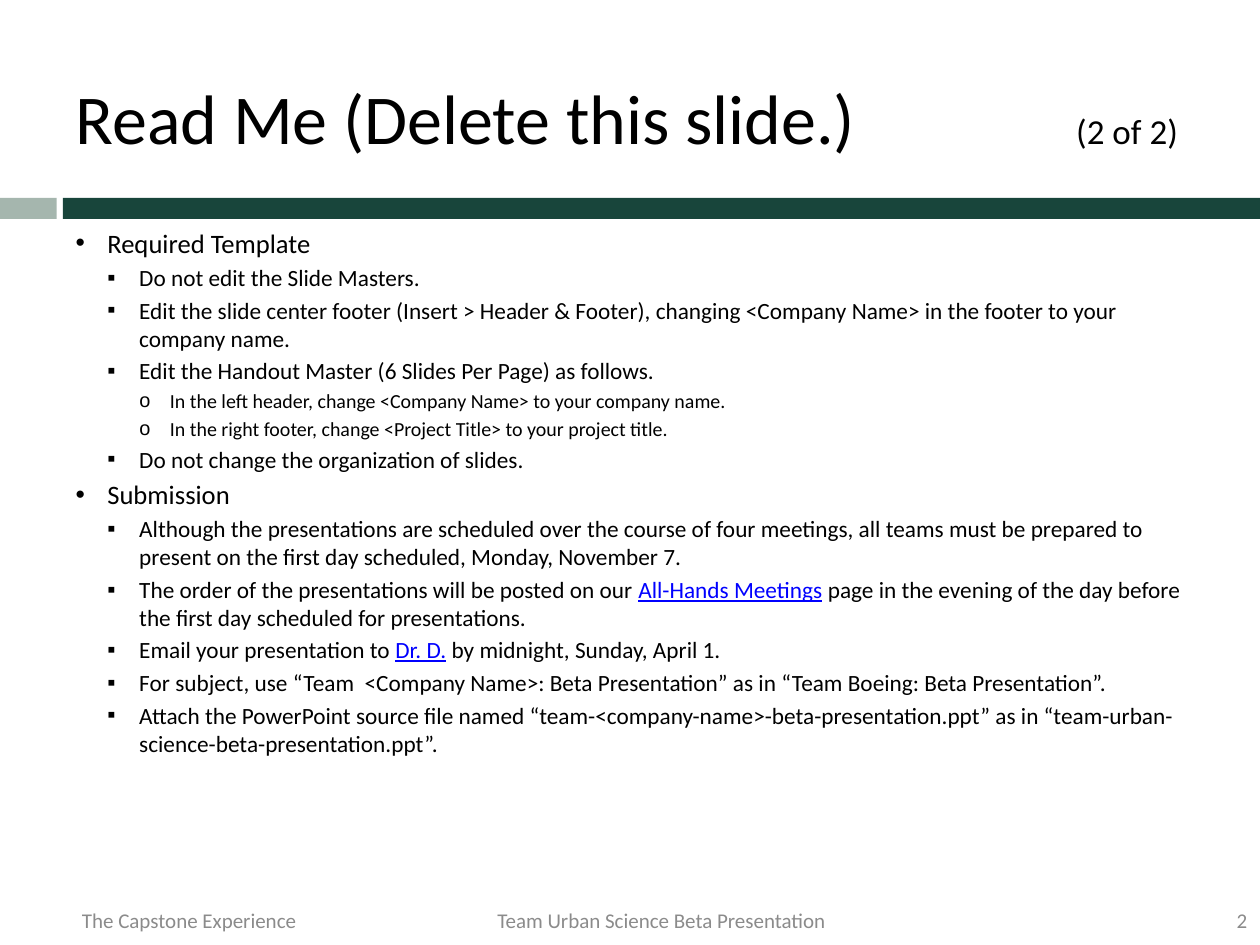
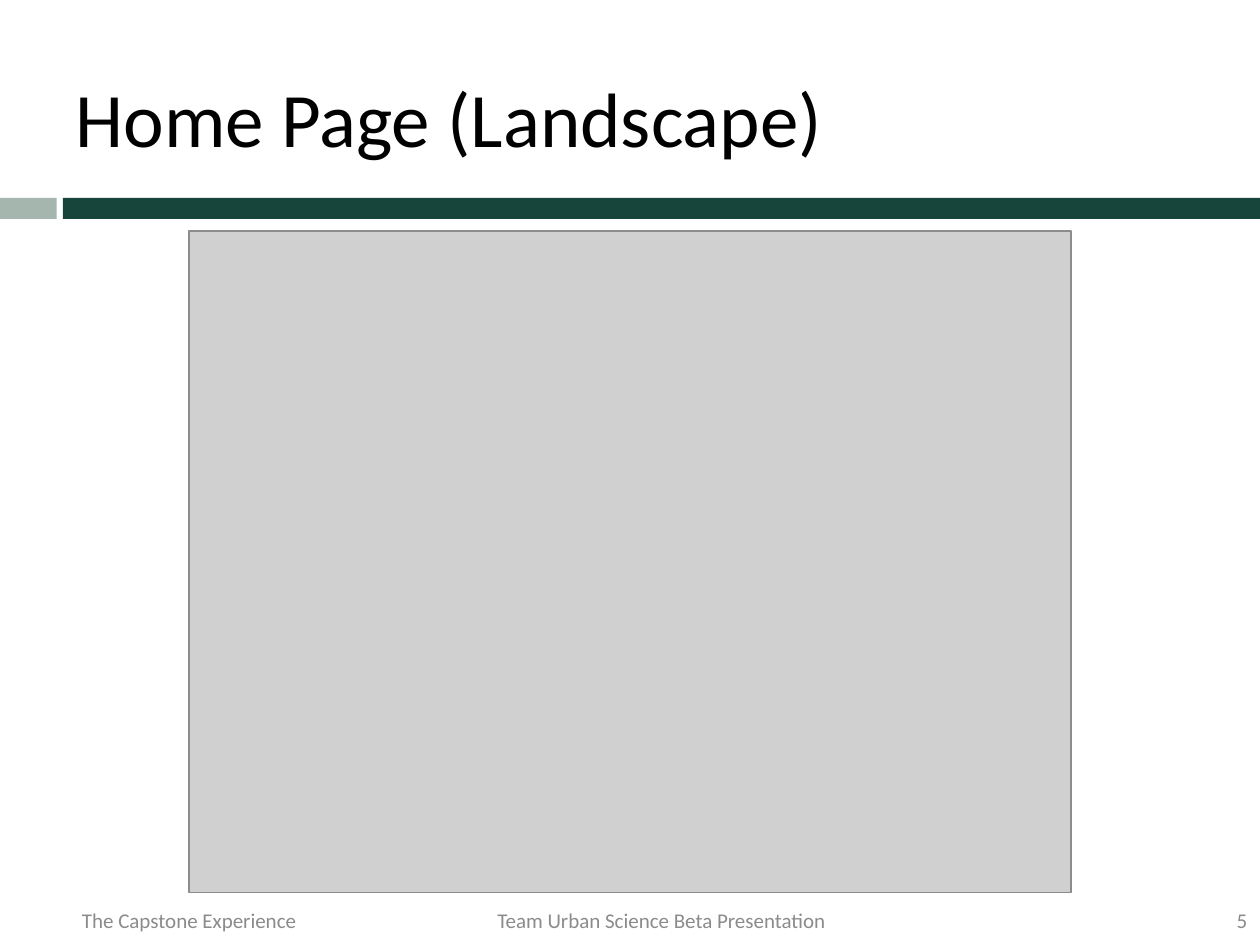
Before and after one commit to msu-capstone-team-urban-science/infographic-generator, a slide deck: slide 5 of documents/presentations/beta-presentation/team-urban-science-beta-presentation.pptx (slide 2 before the commit). Drawn at 1260x945 pixels with LibreOffice and Linux fonts; fonts in the diff are those of the drawing; grey boxes stand for pictures; background and template pictures are left out. Boxes give left, top, right and bottom in pixels: in the first picture for what was removed or moved away, otherwise in the second. Text is boxed around its words. In the diff, an @@ line names an element or a change of style, - is before the commit and + after.

Commit message:
Adding beta presentation screenshots

```diff
--- a/documents/presentations/beta-presentation/team-urban-science-beta-presentation.pptx
+++ b/documents/presentations/beta-presentation/team-urban-science-beta-presentation.pptx
@@ title at <box>76,91,822,161</box>: text changed; size 40 to 44 pt @@
-Read Me (Delete this slide.) (2 of 2)
+Home Page (Landscape)
@@ text removed at <box>107,234,1180,756</box> @@
-• Required Template
-  ▪ Do not edit the Slide Masters.
-  ▪ Edit the slide center footer (Insert > Header & Footer), changing <Company Name> in the footer to your company name.
-  ▪ Edit the Handout Master (6 Slides Per Page) as follows.
-    o In the left header, change <Company Name> to your company name.
-    o In the right footer, change <Project Title> to your project title.
-  ▪ Do not change the organization of slides.
-• Submission
-  ▪ Although the presentations are scheduled over the course of four meetings, all teams must be prepared to present on the first day scheduled, Monday, November 7.
-  ▪ The order of the presentations will be posted on our All-Hands Meetings page in the evening of the day before the first day scheduled for presentations.
-  ▪ Email your presentation to Dr. D. by midnight, Sunday, April 1.
-  ▪ For subject, use “Team <Company Name>: Beta Presentation” as in “Team Boeing: Beta Presentation”.
-  ▪ Attach the PowerPoint source file named “team-<company-name>-beta-presentation.ppt” as in “team-urban-science-beta-presentation.ppt”.
@@ picture added at <box>189,231,1071,892</box> @@
@@ page number at <box>1237,914,1248,928</box>: text changed @@
-2
+5
```
Also in this commit, not shown: 6 other slides changed, 2 slides added.
